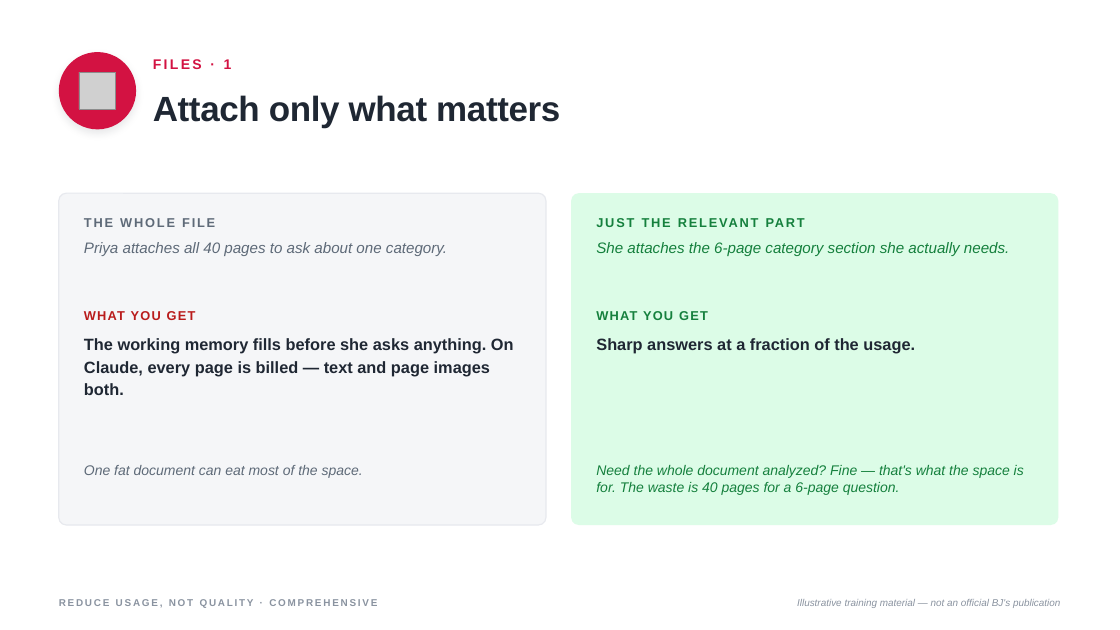
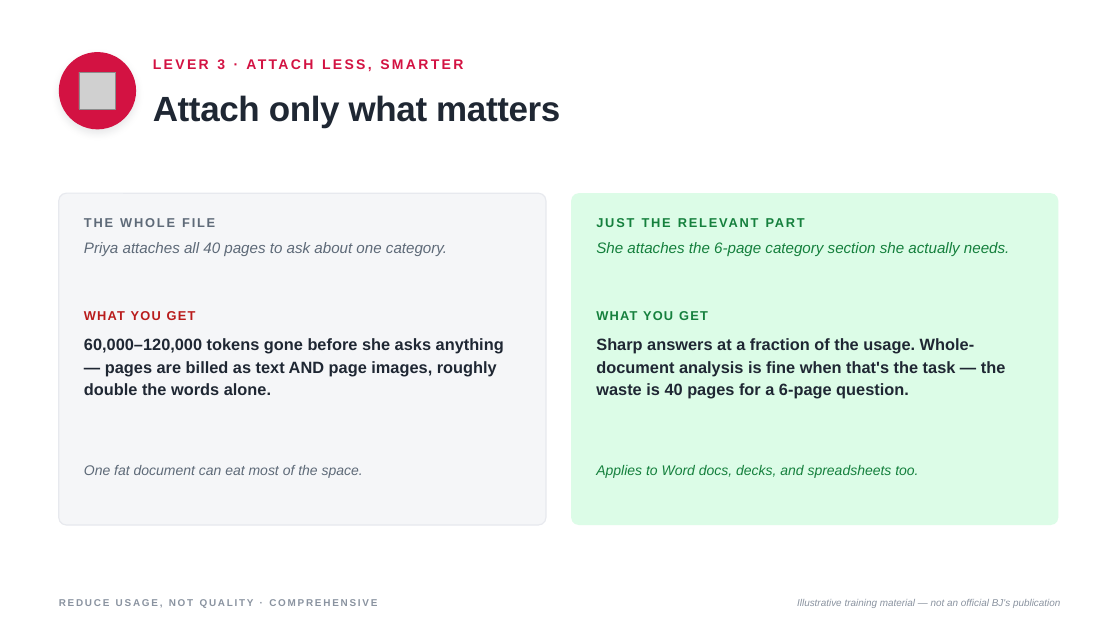
Before and after one commit to machinegenai/pe, a slide deck: slide 12 of Reduce Usage Not Quality Comprehensive.pptx (slide 11 before the commit). Drawn at 1120x630 pixels with LibreOffice and Linux fonts; fonts in the diff are those of the drawing; grey boxes stand for pictures. Boxes give left, top, right and bottom in pixels: in the first picture for what was removed or moved away, otherwise in the second. Text is boxed around its words. In the diff, an @@ line names an element or a change of style, - is before the commit and + after.

```diff
--- a/Reduce Usage Not Quality Comprehensive.pptx
+++ b/Reduce Usage Not Quality Comprehensive.pptx
@@ text at (217,59,225,69): text changed @@
-FILES · 1
+LEVER 3 · ATTACH LESS, SMARTER
@@ text at (84,338,504,395): text changed @@
-The working memory fills before she asks anything. On Claude, every page is billed — text and page images both.
+60,000–120,000 tokens gone before she asks anything — pages are billed as text AND page images, roughly double the words alone.
@@ text at (596,338,1005,399): text changed @@
-Sharp answers at a fraction of the usage.
+Sharp answers at a fraction of the usage. Whole-document analysis is fine when that's the task — the waste is 40 pages for a 6-page question.
@@ text at (596,465,918,478): text changed @@
-Need the whole document analyzed? Fine — that's what the space is for. The waste is 40 pages for a 6-page question.
+Applies to Word docs, decks, and spreadsheets too.
```
Also in this commit, not shown: 26 other slides changed, 1 slide added.
